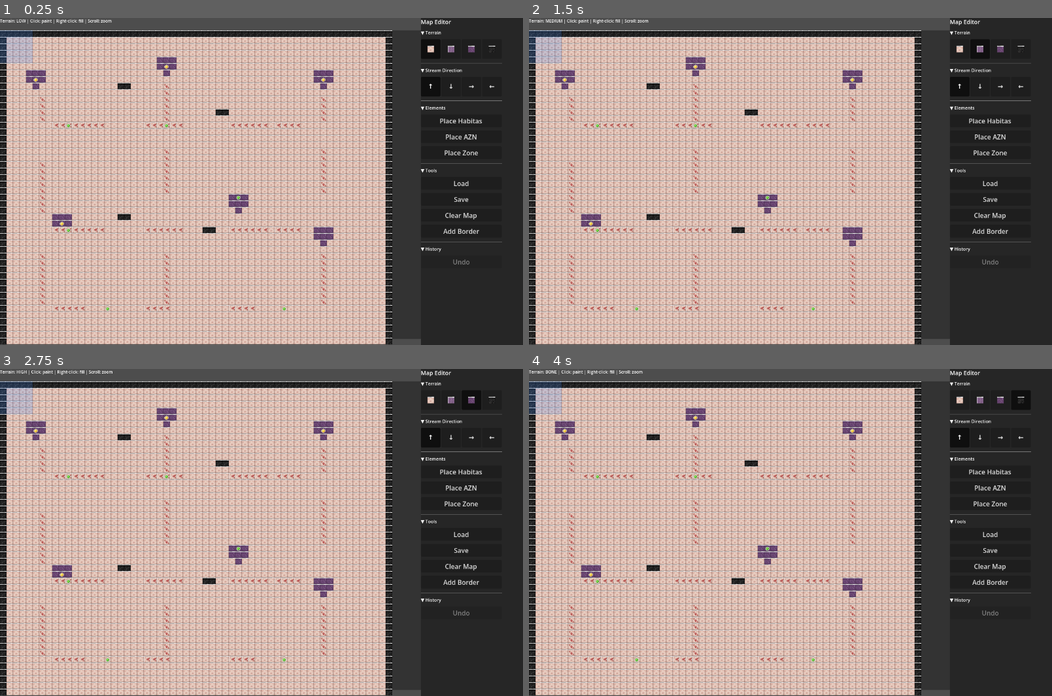
Above: before the commit, frames 1-4 (two rows, left to right).
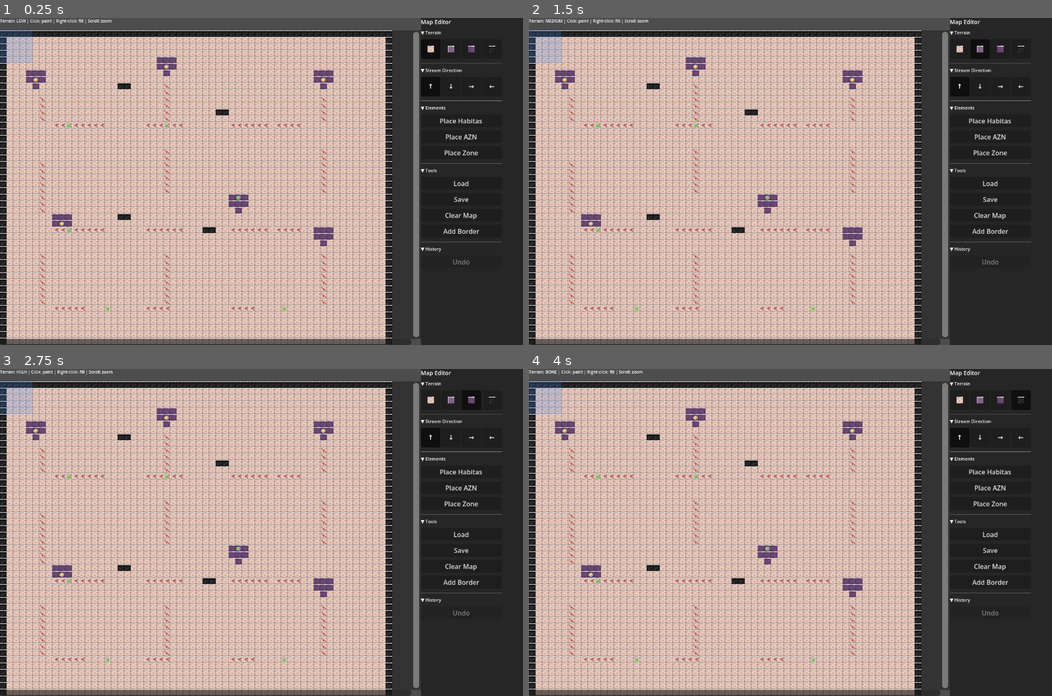
Above: after the commit, the same moments.

Repository: Habitas-Games/nano-bot
Game: Godot game, scene res://scenes/map_editor_scene.tscn
Two runs of this game, one before a commit and one after it. Both use one fixed random seed, a clock stepped at 60 frames per second and the inputs below. This scene is started directly instead of the project's main scene.
Inputs (mouse positions are in pixels of both pictures, inside the frame that each line leads up to):
- Up to frame 1 (0.25 s): no input
- Up to frame 2 (1.5 s): click (957, 50) at 0.52 s; click (978, 50) at 1.27 s
- Up to frame 3 (2.75 s): click (470, 401) at 2.02 s
- Up to frame 4 (4 s): click (1020, 401) at 2.77 s; click "↑" at 3.5 s

The runs differ from the first frame. In frame 1, 2.6% of the frame differs, in the area x 0-81%, y 4-100%; in frame 2, 2.6%; in frame 3, 2.6%; in frame 4, 2.6%.

Commit message:
Implement stream/element placement + add scrollbars
STREAM & ELEMENT PLACEMENT:
✅ Stream placement: Click to place stream in selected direction
✅ Element placement: Click habitas/azn buttons then click to place
✅ Overwrite streams: Click with different direction to replace
✅ Placement works with state saving (undo)

CANVAS SCROLLBARS:
✅ HScrollBar at bottom of canvas
✅ VScrollBar at right of canvas
✅ Scrollbars update when zoom changes
✅ Dragging scrollbar updates map position
✅ Corner spacer for proper layout

INPUT LOGIC:
1. If selected_stream_dir != NONE: place stream
2. Else if placement_mode != 'none': place element
3. Else: paint terrain (default)

SCROLLBAR UPDATE:
- Calculated based on map size, zoom, and canvas size
- Updated every frame in _draw()
- max_value = map_pixels - canvas_pixels
- page = canvas_pixels

STATUS BAR:
- Shows current mode (terrain, stream, element)
- Updates when buttons pressed

Co-Authored-By: Claude Sonnet 4.6 <noreply@anthropic.com>

Diff:
--- a/src/ui/map_editor/map_editor.gd
+++ b/src/ui/map_editor/map_editor.gd
@@ -44,6 +44,8 @@
 var stream_buttons: Dictionary = {}
 var undo_btn: Button
 var brush_cursor_pos: Vector2i = Vector2i(-1, -1)
+var hscroll: HScrollBar
+var vscroll: VScrollBar
 
 # History
 var history: Array = []
@@ -94,16 +96,47 @@
 
 	# Toolbar (empty for now - buttons moved to right panel)
 
-	# Canvas spacer
-	var spacer = Control.new()
-	spacer.custom_minimum_size = Vector2(0, 500)
-	spacer.size_flags_vertical = Control.SIZE_EXPAND_FILL
-	left.add_child(spacer)
-
-	# Scrollbar spacer
-	var scroll_spacer = Control.new()
-	scroll_spacer.custom_minimum_size = Vector2(0, 15)
-	left.add_child(scroll_spacer)
+	# Canvas with scrollbars
+	var canvas_container = HBoxContainer.new()
+	canvas_container.size_flags_vertical = Control.SIZE_EXPAND_FILL
+	canvas_container.size_flags_horizontal = Control.SIZE_EXPAND_FILL
+	left.add_child(canvas_container)
+
+	# Canvas area (for drawing) - grows to fill space
+	var canvas = Control.new()
+	canvas.size_flags_vertical = Control.SIZE_EXPAND_FILL
+	canvas.size_flags_horizontal = Control.SIZE_EXPAND_FILL
+	canvas_container.add_child(canvas)
+
+	# Vertical scrollbar
+	vscroll = VScrollBar.new()
+	vscroll.custom_minimum_size = Vector2(15, 0)
+	vscroll.step = 1
+	vscroll.value_changed.connect(func(val: float):
+		scroll_y = int(val)
+		queue_redraw()
+	)
+	canvas_container.add_child(vscroll)
+
+	# Horizontal scrollbar + corner
+	var hscroll_container = HBoxContainer.new()
+	hscroll_container.custom_minimum_size = Vector2(0, 15)
+	left.add_child(hscroll_container)
+
+	hscroll = HScrollBar.new()
+	hscroll.custom_minimum_size = Vector2(0, 15)
+	hscroll.size_flags_horizontal = Control.SIZE_EXPAND_FILL
+	hscroll.step = 1
+	hscroll.value_changed.connect(func(val: float):
+		scroll_x = int(val)
+		queue_redraw()
+	)
+	hscroll_container.add_child(hscroll)
+
+	# Corner spacer
+	var corner = Control.new()
+	corner.custom_minimum_size = Vector2(15, 15)
+	hscroll_container.add_child(corner)
 
 	# RIGHT: Control panel with expandable sections
 	var right = PanelContainer.new()
@@ -422,6 +455,7 @@
 	var cw = int(canvas_rect.size.x)
 	var ch = int(canvas_rect.size.y)
 
+	_update_scrollbars()
 	draw_rect(Rect2(cx, cy, cw, ch), Color(0.2, 0.2, 0.2))
 
 	# Draw cells
@@ -537,7 +571,7 @@
 			get_tree().root.set_input_as_handled()
 			return
 
-		# Left click: paint cell
+		# Left click: paint, stream, or element placement
 		if event.button_index == MOUSE_BUTTON_LEFT and event.pressed:
 			var local_pos = event.position
 			if _is_in_canvas(local_pos):
@@ -545,6 +579,34 @@
 				var grid_y = int((local_pos.y - cy + scroll_y) / (CELL_SIZE * zoom))
 
 				if grid_x >= 0 and grid_x < map_width and grid_y >= 0 and grid_y < map_height:
+					# Stream placement mode
+					if selected_stream_dir != StreamDir.NONE:
+						_save_state()
+						var idx = grid_y * map_width + grid_x
+						cells[idx]["stream_dir"] = selected_stream_dir
+						queue_redraw()
+						get_tree().root.set_input_as_handled()
+						return
+
+					# Element placement mode
+					match placement_mode:
+						"habitas":
+							_save_state()
+							habitas_points.append(Vector2i(grid_x, grid_y))
+							queue_redraw()
+							get_tree().root.set_input_as_handled()
+							return
+						"azn":
+							_save_state()
+							azn_nodes.append({"position": Vector2i(grid_x, grid_y), "quantity": 30})
+							queue_redraw()
+							get_tree().root.set_input_as_handled()
+							return
+						"zone":
+							# Zone placement will be drag-based (not implemented yet)
+							pass
+
+					# Default: terrain painting mode
 					is_painting = true
 					last_paint_pos = Vector2i(grid_x, grid_y)
 					_paint_cell(grid_x, grid_y)
@@ -707,6 +769,22 @@
 	if status_label:
 		status_label.text = status
 
+func _update_scrollbars() -> void:
+	var canvas_width = int(canvas_rect.size.x)
+	var canvas_height = int(canvas_rect.size.y)
+	var map_pixel_width = int(map_width * CELL_SIZE * zoom)
+	var map_pixel_height = int(map_height * CELL_SIZE * zoom)
+
+	if hscroll:
+		hscroll.max_value = max(0, map_pixel_width - canvas_width)
+		hscroll.page = canvas_width
+		hscroll.value = scroll_x
+
+	if vscroll:
+		vscroll.max_value = max(0, map_pixel_height - canvas_height)
+		vscroll.page = canvas_height
+		vscroll.value = scroll_y
+
 func _show_load_dialog() -> void:
 	var dir = DirAccess.open("res://maps/")
 	if not dir:
